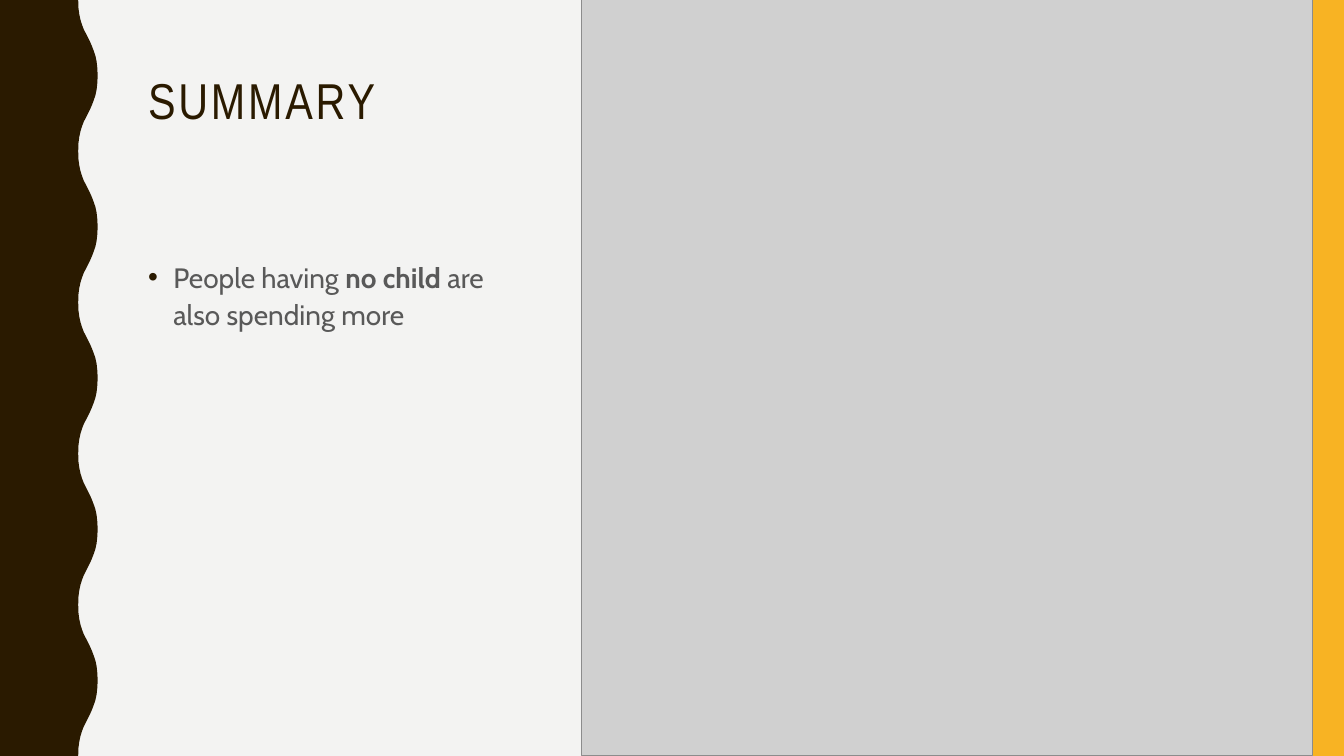
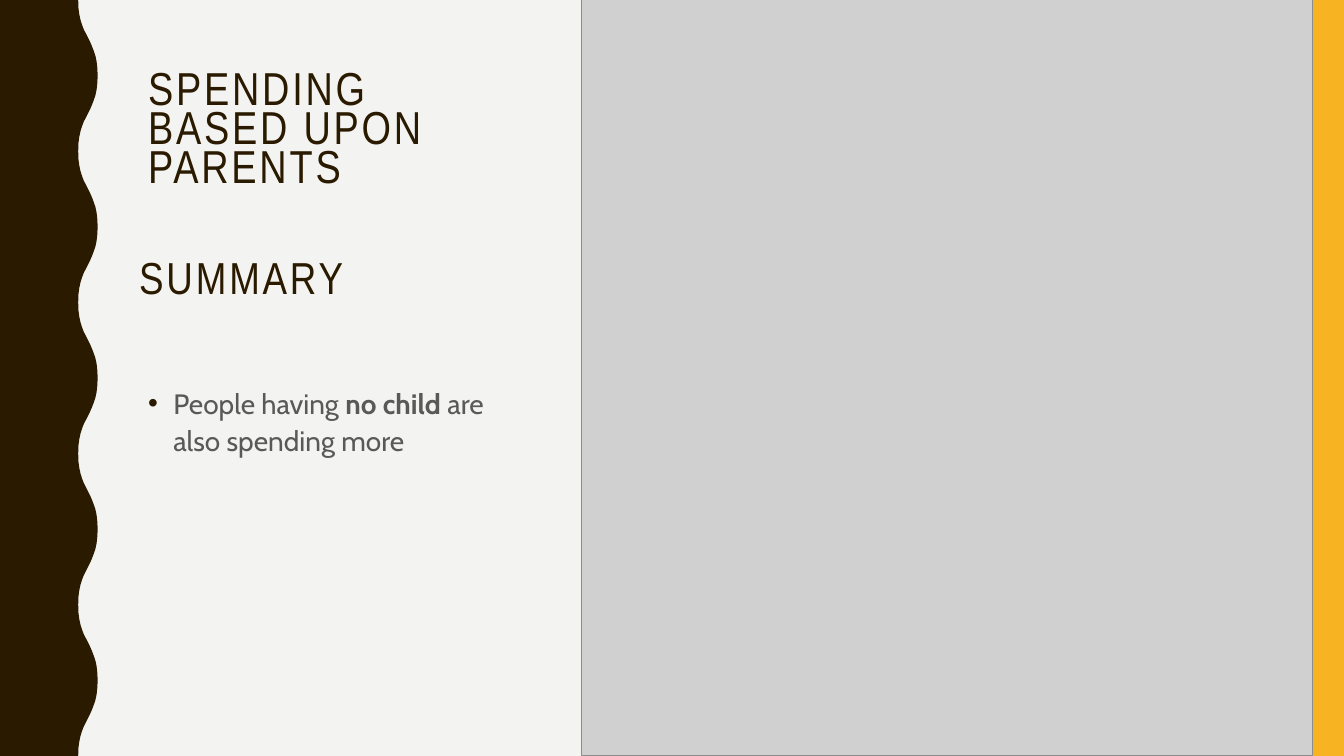
Before and after one commit to RojeshDhakal/IOD, a slide deck: slide 26 of Mini_Project_3/Mini Project 3.pptx. Drawn at 1344x756 pixels with LibreOffice and Linux fonts; fonts in the diff are those of the drawing; grey boxes stand for pictures. Boxes give left, top, right and bottom in pixels: in the first picture for what was removed or moved away, otherwise in the second. Text is boxed around its words. In the diff, an @@ line names an element or a change of style, - is before the commit and + after.

```diff
--- a/Mini_Project_3/Mini Project 3.pptx
+++ b/Mini_Project_3/Mini Project 3.pptx
@@ text added at bbox=[148, 72, 422, 184], 33 pt, text #2A1A00 @@
+SPENDING BASED UPON PARENTS
@@ title "SUMMARY": place and size @@
-title "SUMMARY" at bbox=[148, 84, 375, 120]
+title "SUMMARY" at bbox=[139, 262, 343, 295]
@@ title "SUMMARY" at bbox=[139, 262, 343, 295]: size 36 to 32 pt @@
@@ text "People having no child are ...": place and size @@
-text "People having no child are ..." at bbox=[173, 267, 483, 331]
+text "People having no child are ..." at bbox=[173, 393, 483, 457]
```
Also in this commit, not shown: 9 other slides changed, 1 slide added, 1 slide removed, 28 other files.
